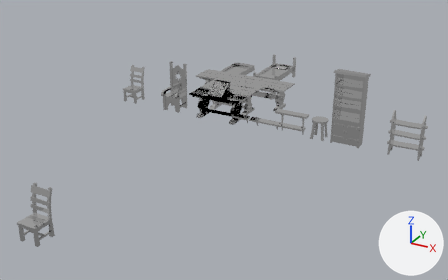
The FBX model Assets/Art/Models/Environment/Furniture.fbx as it was, and as the next commit left it.
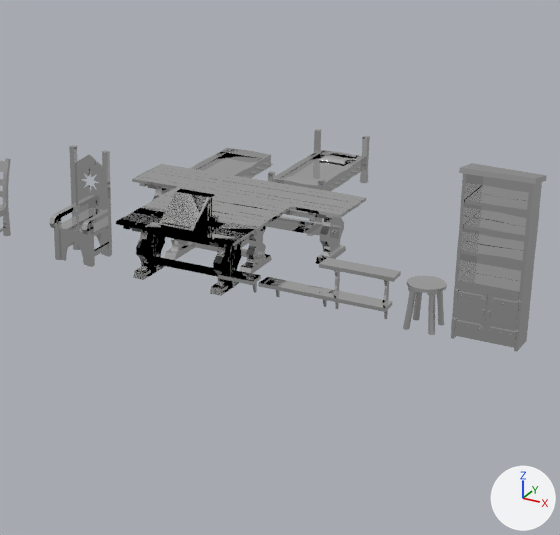
Each version is shown whole from a 50 mm camera at (10.76, -9.23, 8.72) aimed at (1.54, 7.54, 0.34), then close up on the part from 31% to 84% of the width and 0% to 81% of the height. The lights are fixed; the arrows at lower right show +X, +Y and +Z. Where no turn or scale is listed for an object, it has been applied to the vertices.

Objects in the first close-up: 'BedNormal', 'BedSimple', 'BookcaseDoorLeft', 'BookcaseDoorRight', 'BookcaseWithDoors', 'ChairElegant', 'ShelfDouble', 'Stool', 'TableLong', 'TableNormal', 'TableWritingDesk', 'TableWritingDeskCollider'.
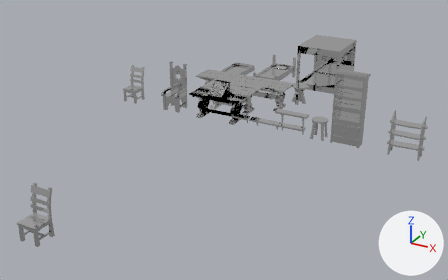
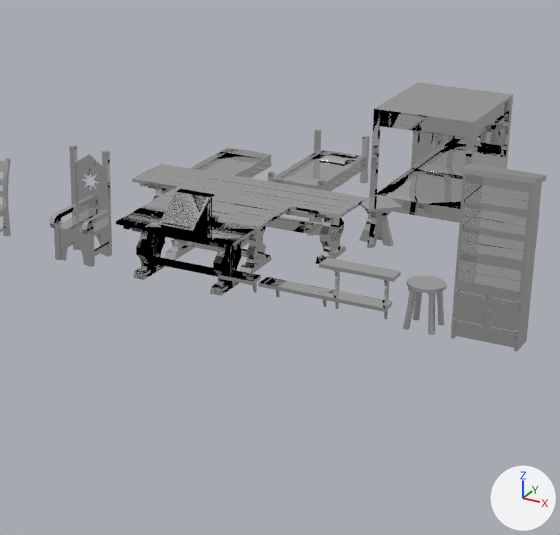
What the commit changed:
Mesh me_bench_004 is new.
It has 92 vertices, 82 faces and spans x -0.421..0.427, y -0.421..0.427, z 0.0..0.73.
It uses material mat_imphenziapixpal (its picture is missing).
Mesh me_bednormal_003 is new.
It has 532 vertices, 496 faces and spans x -0.91..0.91, y -1.06..1.06, z 0.0..2.05.
It uses material mat_imphenziapixpal (its picture is missing).
Object 'Bench.001' (ob_bench_001) is new; it shows me_bench_004.
Its location is (2.0, 13.0, 0.0).
Object 'BedNormal.001' (ob_bednormal_001) is new; it shows me_bednormal_003.
Its location is (2.35, 15.0, 0.0).

Boxes [x1, y1, x2, y2] around the edits, measured in the close-ups (560 x 535 px):
'BedNormal.001', added
    after: [369, 82, 513, 223]
'Bench.001', added
    after: [359, 196, 402, 248]
